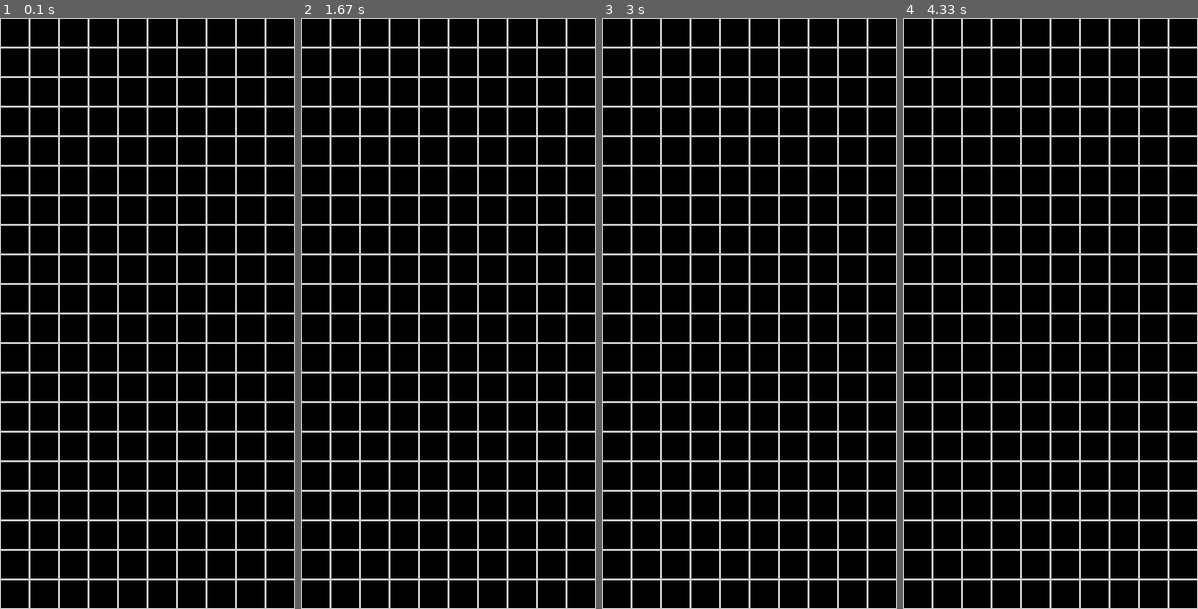
Above: before the commit, frames 1-4 (left to right).
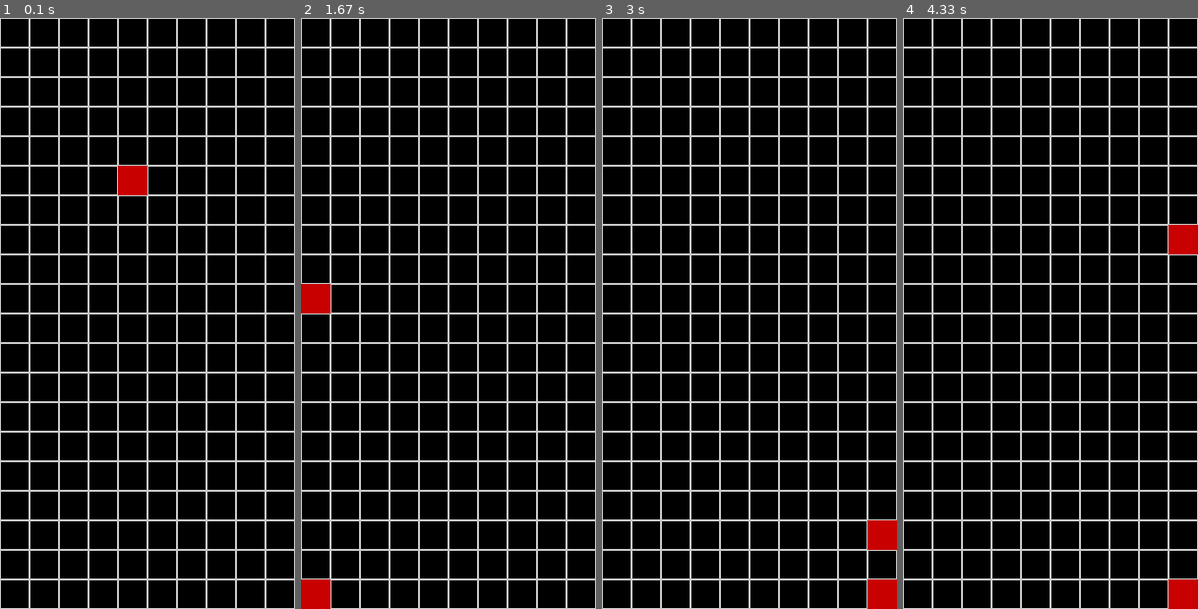
Above: after the commit, the same moments.

Repository: Hillyz/Tetris
Game: pygame game, started from tetris.py
Same seed, same stepped clock (60 frames per second), same inputs: the game is played once before the commit and once after it.
Inputs:
- Up to frame 1 (0.1 s): no input
- Up to frame 2 (1.67 s): hold Right 0.33-0.8 s; hold Right 0.83-1.3 s; hold Left from 1.33 s (still down)
- Up to frame 3 (3 s): release Left at 1.87 s; hold Left 1.9-2.37 s; hold Right from 2.4 s (still down)
- Up to frame 4 (4.33 s): release Right at 3.03 s; hold Left 3.07-3.53 s; hold Right 3.57-4.03 s; hold Right from 4.07 s (still down)

The runs differ from the first frame. In frame 1, 0.5% of the frame differs, in the area x 40-50%, y 25-30%; in frame 2, 1.0%, in the area x 0-10%, y 45-100%; in frame 3, 1.0%; in frame 4, 1.0%.

Commit message:
Added movement left right for blocks, next up making tetrimino as child class of blocks

Diff:
--- a/tetris.py
+++ b/tetris.py
@@ -2,22 +2,42 @@
 import sys
 
 #Class for a single block, will be used to make shapes later
-class Block():
+class Block(pg.sprite.Sprite):
     def __init__(self, x, y):
         self.screen = SCREEN
         self.x = x
         self.y = y
         self.vel_y = win_y//20
+        self.vel_x = win_x//10
 
     def draw(self):
-        block1 = pg.Rect(self.x*cellsize, self.y*cellsize, cellsize, cellsize)
-        pg.draw.rect(self.screen, (255, 0, 0), block1)
-        print(block1)
+        rect = pg.Rect(self.x, self.y, cellsize, cellsize)
+        pg.draw.rect(self.screen, (200, 0, 0), rect)
 
-    def move(self):
+    def move_down(self):
+        blocklst = []
         #Block moves downwards naturally
-        if fpsCounter % 48 == 0 and self.y < win_y:
+        if fpsCounter % 100 == 0 and self.y < win_y - win_y//20:
             self.y += self.vel_y
+        else:
+            self.y = win_y - win_y//20
+
+    def move_right(self):
+        if self.x < win_x - win_x//10:
+            self.x += self.vel_x
+        else:
+            self.x = win_x -win_x//10
+
+    def move_left(self):
+        if self.x > 0:
+            self.x -= self.vel_x
+        else:
+            self.x = 0
+
+#Child class, consists of blocks
+class Tetrimino(Block):
+    def __init__(self):
+        pass
 
 
 
@@ -32,12 +52,17 @@
 
 
 def main():
+    #local variables
     run = True
-    block = Block(win_x//5, win_y//20)
+    block = Block((win_x//2 - win_x//10), win_y//20)
     fpsCounter = 0
+    blocks = []
+
+    blocks.append(block)
 
     while run:
 
+        #Event check for quit
         keys = pg.key.get_pressed()
         for event in pg.event.get():
             if event.type == pg.QUIT:
@@ -45,16 +70,27 @@
                 pg.quit()
                 sys.exit()
 
+        #Reset and draw
         SCREEN.fill(BLACK)
-
         drawGrid()
 
-        block.draw()
+        #NB
+        #NOT REALLY USEFUL, ONLY TEMPORARY
+        for block in blocks:
+            block.draw()
+            block.move_down()
+            if keys[pg.K_RIGHT]:
+                block.move_right()
+            if keys[pg.K_LEFT]:
+                block.move_left()
 
-        block.move()
+        if block.y > win_y - win_y//10:
+            blocks.append(Block((win_x//2 - win_x//10), win_y//20))
 
+
+
+        clock.tick(FPS)
         fpsCounter += 1
-        clock.tick(FPS)
         pg.display.update()
 
 
